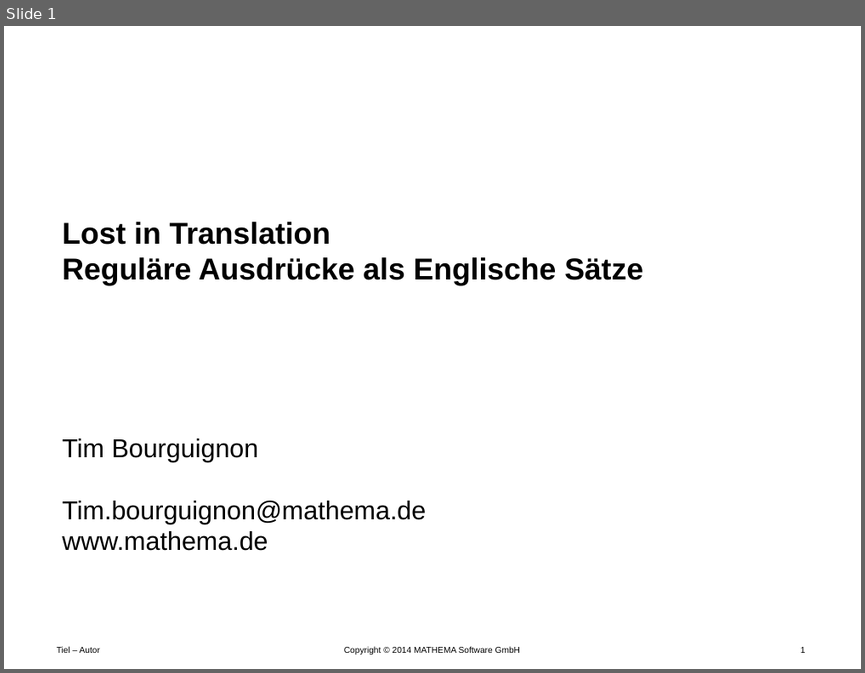
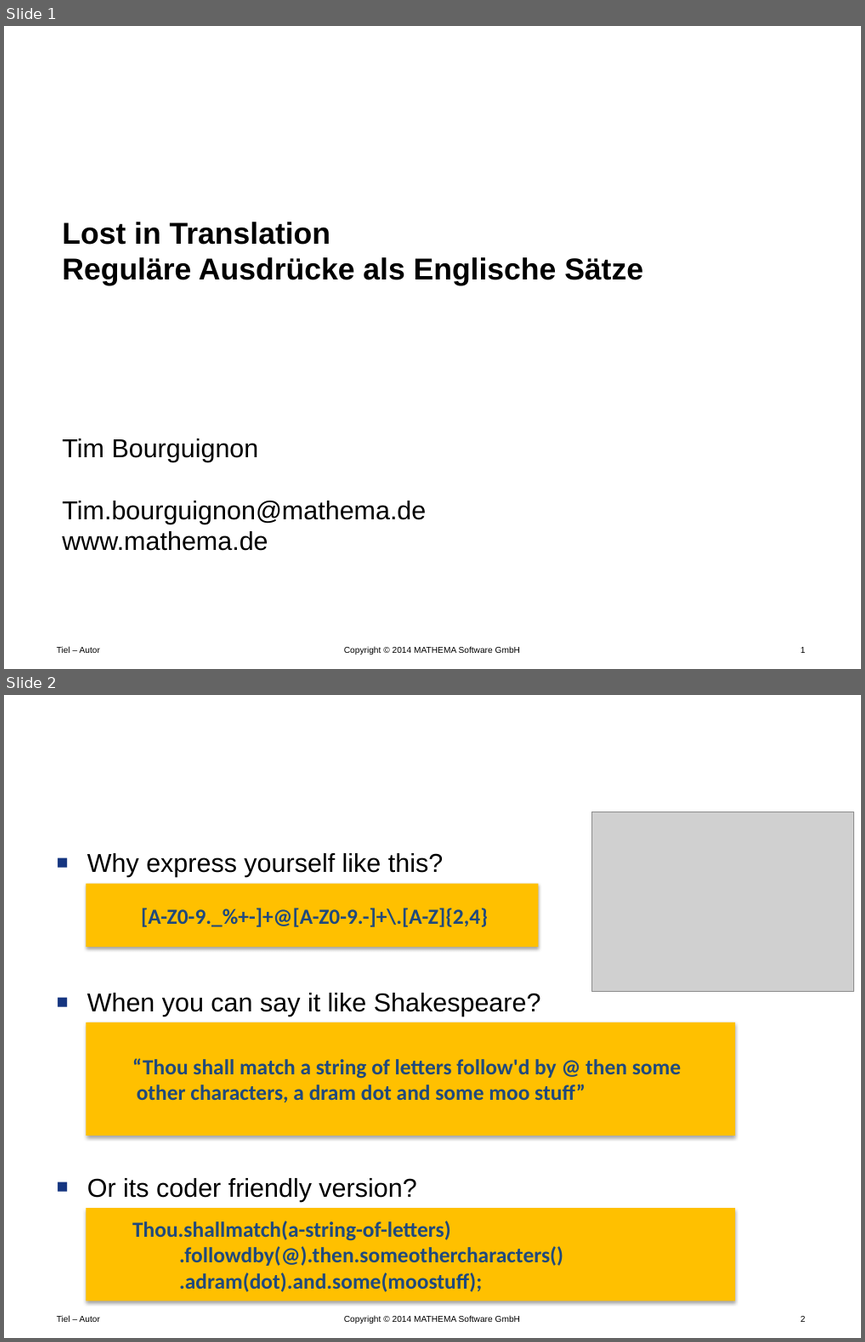
Before and after one commit to Timothep/Talk.LostInTranslation, a slide deck: LostInTranslation.pptx. Shown one above the other, each under a label of ours: slide 1 before the commit, slides 1 and 2 after it. The pictures are 865x673 and 865x1342 pixels, drawn with LibreOffice and Linux fonts; fonts in the diff are those of the drawing; grey boxes stand for pictures; background and template pictures are left out. Boxes give left, top, right and bottom in pixels: in the first picture for what was removed or moved away, otherwise in the second. Text is boxed around its words. In the diff, an @@ line names an element or a change of style, - is before the commit and + after.

```diff
--- a/LostInTranslation.pptx
+++ b/LostInTranslation.pptx
@@ slide 2 added at (4,695,861,1338), background #FFFFFF; not listed: 3 template elements that a slide beside it also shows @@
@@ title added at (250,732,806,776), 24 pt, text #FFFFFF, bold @@
+TL;DR;
@@ picture added at (592,812,854,992) @@
@@ text added at (87,853,541,1202), 24 pt, text #000000 @@
+■ Why express yourself like this?
+■ When you can say it like Shakespeare?
+■ Or its coder friendly version?
@@ rectangle added at (86,883,538,947), fill #FFC000, 20 pt, text #1F497D, bold @@
+[A-Z0-9._%+-]+@[A-Z0-9.-]+\.[A-Z]{2,4}
@@ rectangle added at (86,1022,735,1136), fill #FFC000, 20 pt, text #1F497D, bold @@
+  “Thou shall match a string of letters follow'd by @ then some other characters, a dram dot and some moo stuff”
@@ rectangle added at (86,1208,735,1301), fill #FFC000, 20 pt, text #1F497D, bold @@
+  Thou.shallmatch(a-string-of-letters)
+  .followdby(@).then.someothercharacters()
+  .adram(dot).and.some(moostuff);
```
Also in this commit, not shown: 1 slide changed, 6 other slides added, 1 slide removed.
